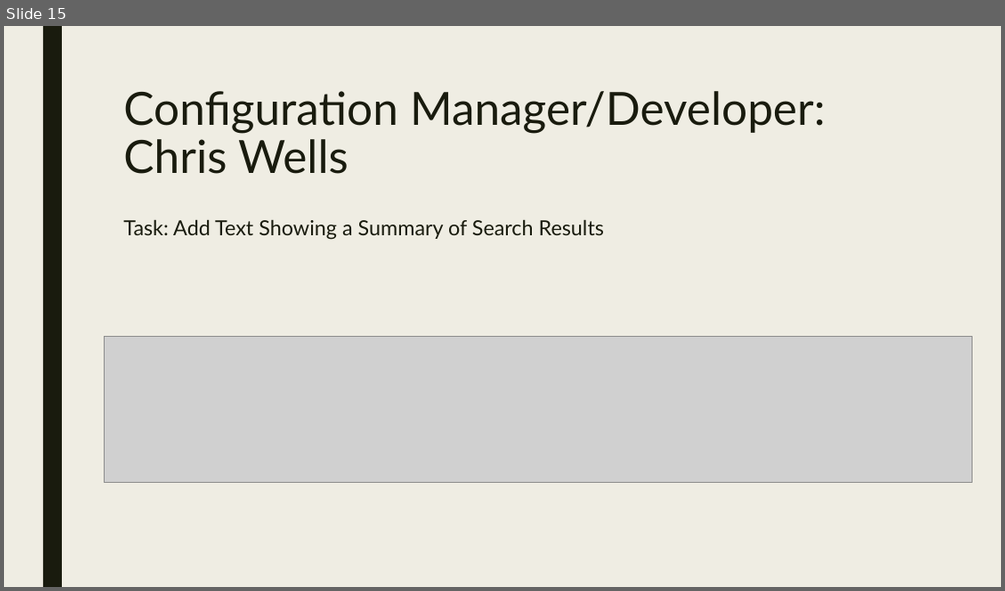
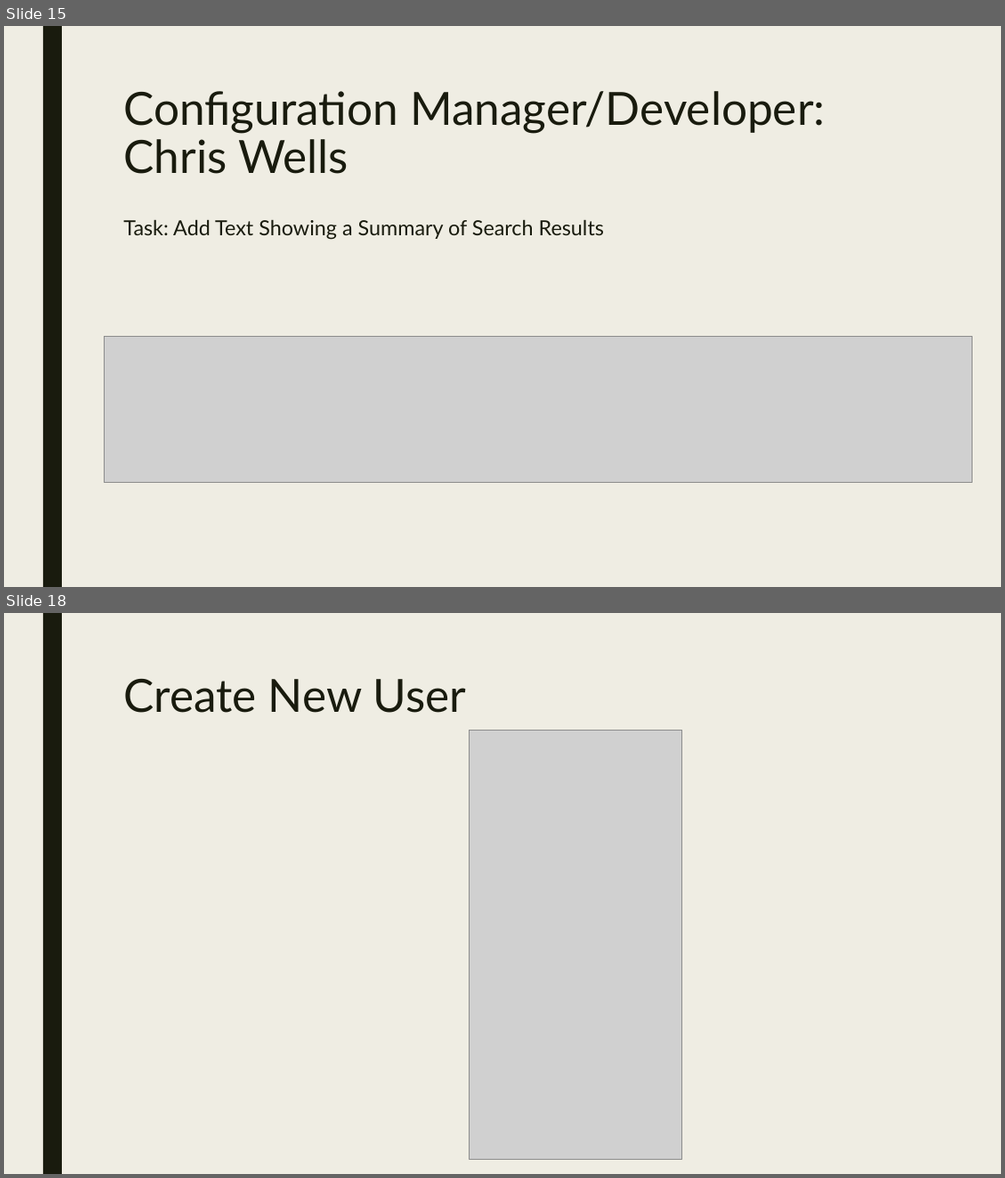
Before and after one commit to Jake25k/CSC439, a slide deck: PowerPoint Slides/csc439_sprint3_final.pptx. Shown one above the other, each under a label of ours: slide 15 before the commit, slides 15 and 18 after it; the slides between them are not shown. The pictures are 1005x591 and 1005x1178 pixels, drawn with LibreOffice and Linux fonts; fonts in the diff are those of the drawing; grey boxes stand for pictures. Boxes give left, top, right and bottom in pixels: in the first picture for what was removed or moved away, otherwise in the second. Text is boxed around its words. In the diff, an @@ line names an element or a change of style, - is before the commit and + after.

```diff
--- a/PowerPoint Slides/csc439_sprint3_final.pptx
+++ b/PowerPoint Slides/csc439_sprint3_final.pptx
@@ slide 18 added at bbox=[4, 613, 1001, 1174], background #EFEDE3; not listed: 1 template element that a slide beside it also shows @@
@@ title added at bbox=[123, 679, 467, 713], 44 pt, text #191B0E @@
+Create New User
@@ picture added at bbox=[469, 730, 682, 1159] @@
```
Also in this commit, not shown: 1 slide changed, 1 other slide added.
